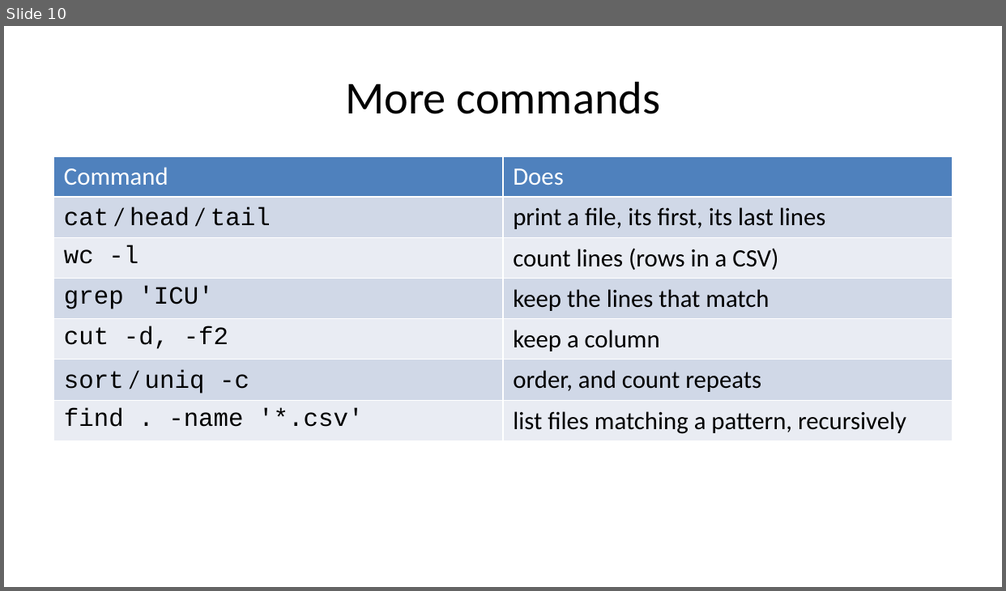
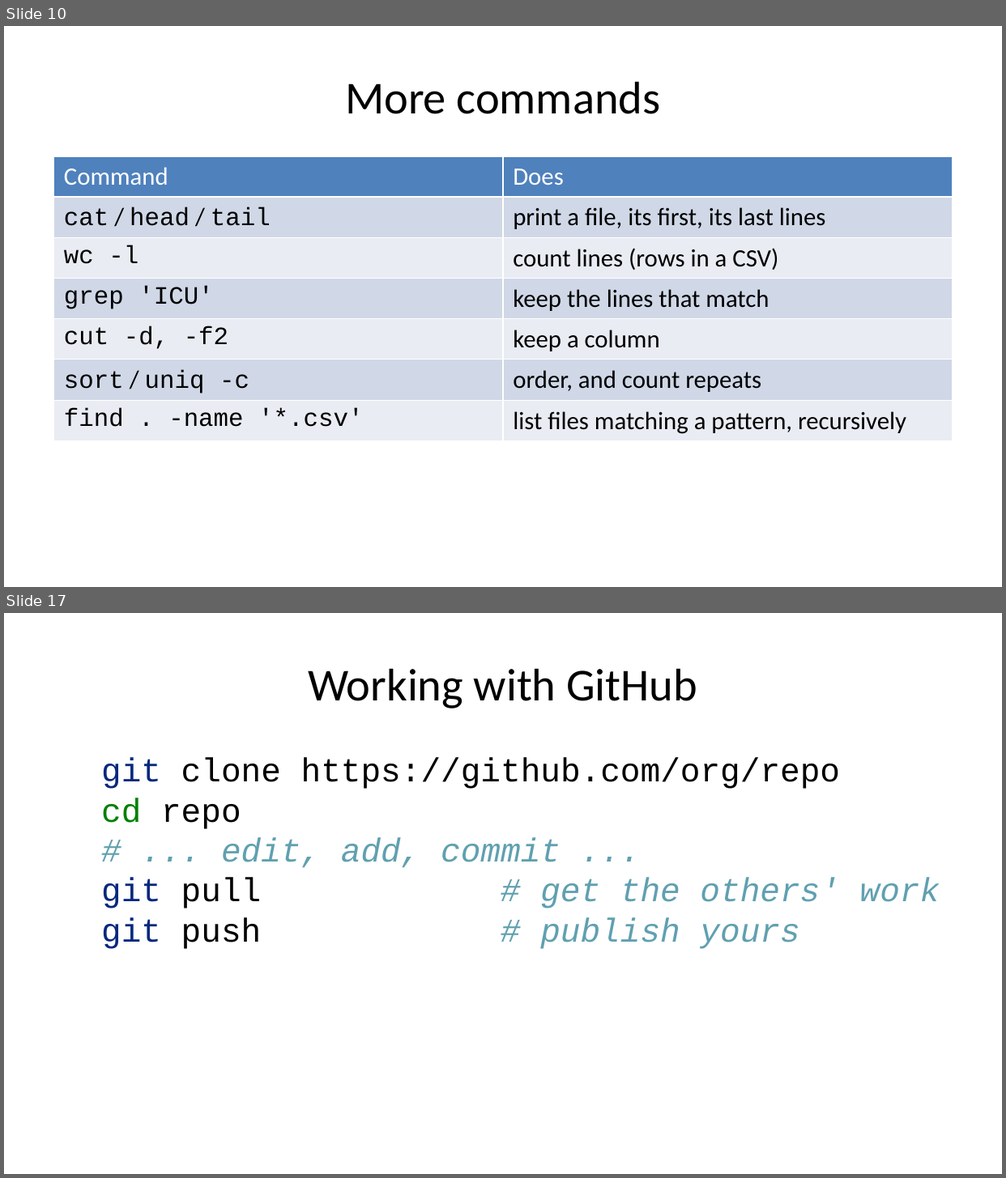
Before and after one commit to MICS-Lab/MS_SanteNum2026, a slide deck: Programming01/Session02/slides.pptx. Shown one above the other, each under a label of ours: slide 10 before the commit, slides 10 and 17 after it; the slides between them are not shown. The pictures are 1006x591 and 1006x1178 pixels, drawn with LibreOffice and Linux fonts; fonts in the diff are those of the drawing. Boxes give left, top, right and bottom in pixels: in the first picture for what was removed or moved away, otherwise in the second. Text is boxed around its words. In the diff, an @@ line names an element or a change of style, - is before the commit and + after.

```diff
--- a/Programming01/Session02/slides.pptx
+++ b/Programming01/Session02/slides.pptx
@@ slide 17 added at (4,613,1002,1174), background #FFFFFF @@
@@ title added at (308,668,697,709), 33 pt, text #000000 @@
+Working with GitHub
@@ text added at (101,758,940,949), 24 pt, text #60A0B0 @@
+git clone https://github.com/org/repo
+cd repo
+# ... edit, add, commit ...
+git pull # get the others' work
+git push # publish yours
```
Also in this commit, not shown: 1 slide changed, 7 other slides added, 1 other file.
